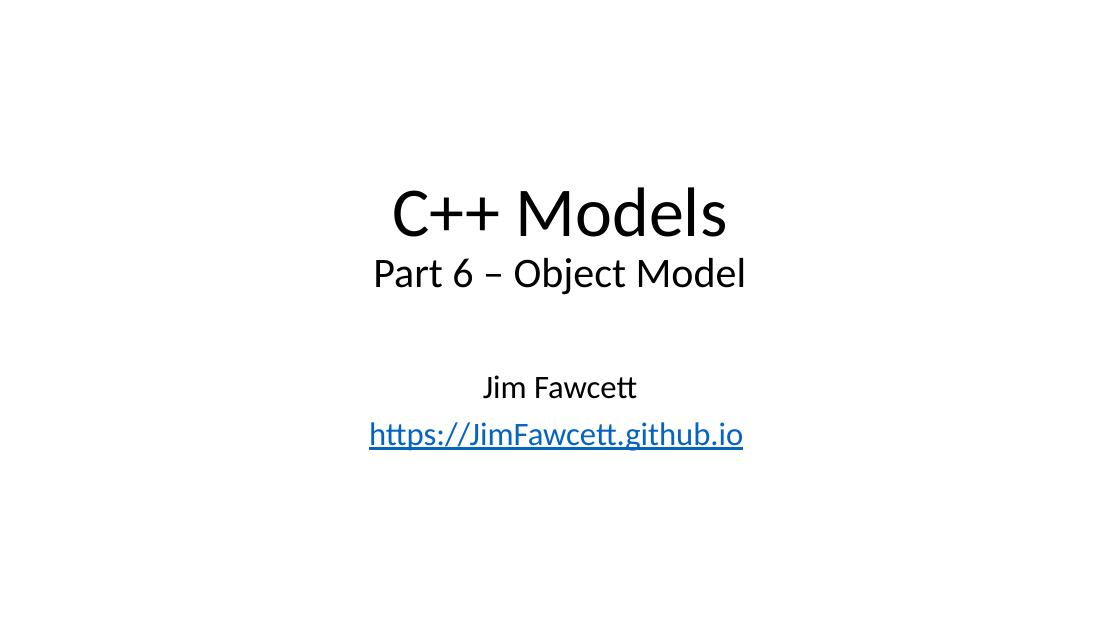
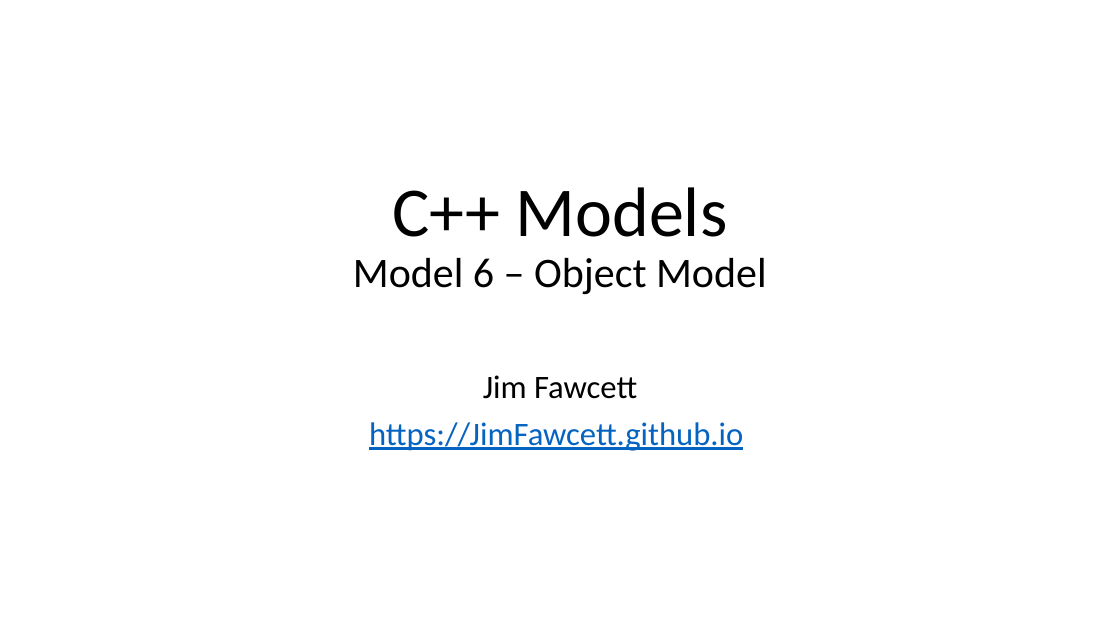
Before and after one commit to JimFawcett/JimFawcett.github.io, a slide deck: slide 27 of Resources/CppModels.pptx. Drawn at 1120x630 pixels with LibreOffice and Linux fonts; fonts in the diff are those of the drawing. Boxes give left, top, right and bottom in pixels: in the first picture for what was removed or moved away, otherwise in the second. Text is boxed around its words. In the diff, an @@ line names an element or a change of style, - is before the commit and + after.

```diff
--- a/Resources/CppModels.pptx
+++ b/Resources/CppModels.pptx
@@ title at (x1=353, y1=187, x2=767, y2=295): text changed @@
-C++ Models
-Part 6 – Object Model
+C++ Models
+Model 6 – Object Model
```
Also in this commit, not shown: 7 other slides changed, 1 other file.
